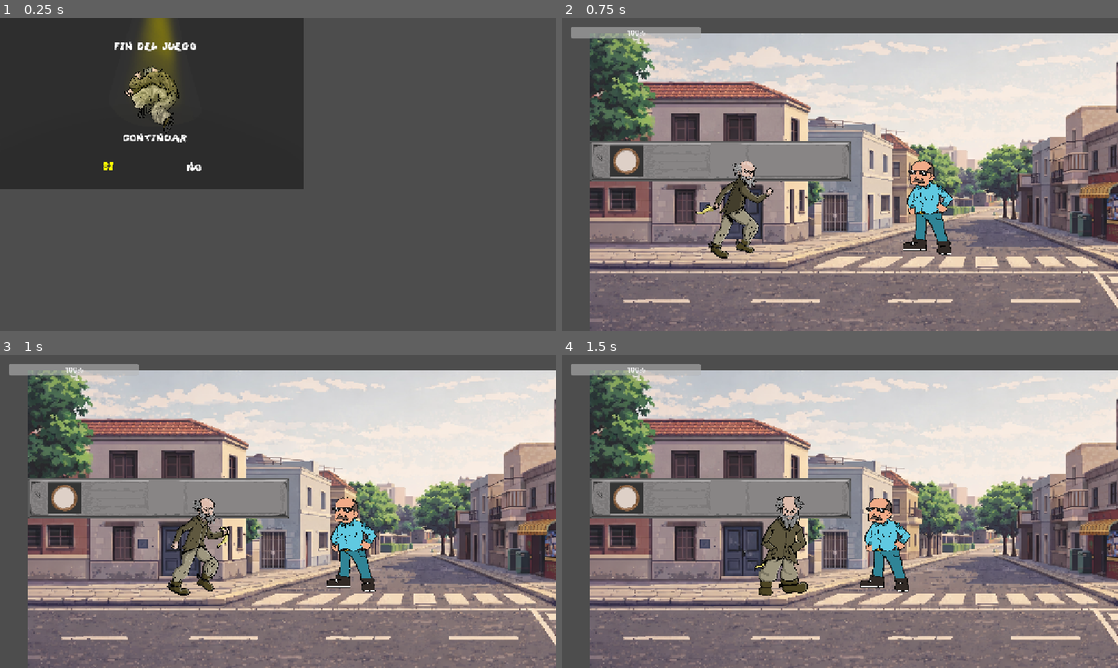
Above: before the commit, frames 1-4 (two rows, left to right).
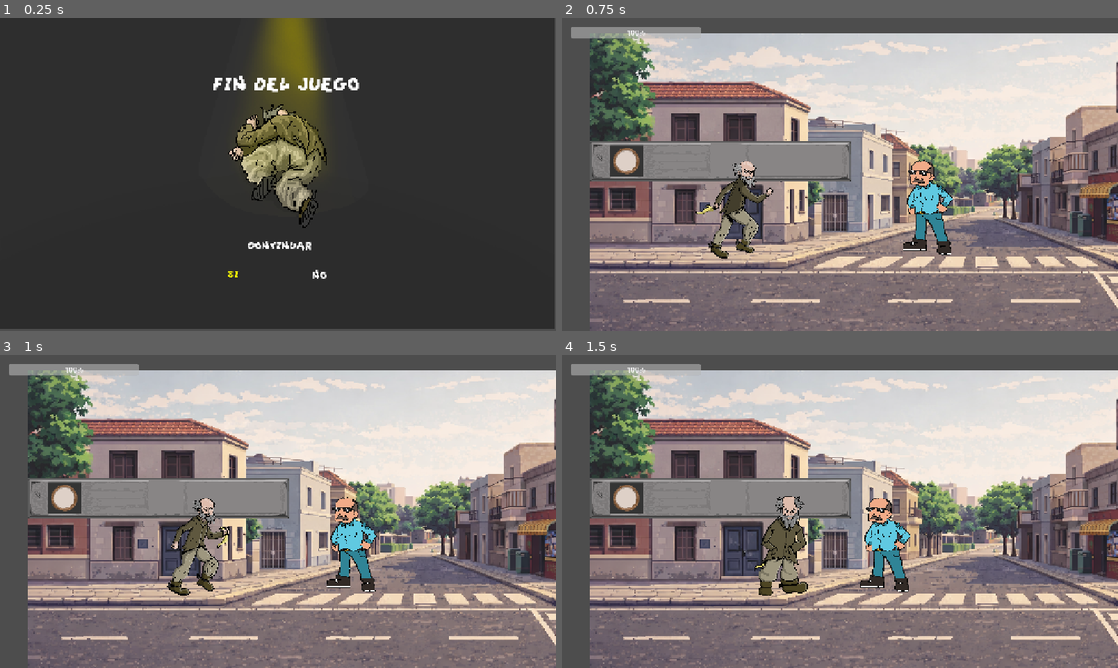
Above: after the commit, the same moments.

Repository: FrancisCuarto/GGJ_PJCT_Godot_Repository
Game: Godot game, scene res://trapito_fallecido.tscn
Two runs of this game, one before a commit and one after it. Both use one fixed random seed, a clock stepped at 60 frames per second and the inputs below. This scene is started directly instead of the project's main scene.
Inputs (mouse positions are in pixels of both pictures, inside the frame that each line leads up to):
- Up to frame 1 (0.25 s): no input
- Up to frame 2 (0.75 s): tap Enter (ui_accept) at 0.5 s; move the mouse to (962, 158) at 0.52 s; hold D (right) from 0.53 s (still down); tap E (interactuar) at 0.6 s; click (962, 158) at 0.67 s
- Up to frame 3 (1 s): keep holding D (right); tap Enter (ui_accept) at 0.77 s
- Up to frame 4 (1.5 s): move the mouse to (728, 527) at 1.27 s; release D (right) at 1.28 s; hold S (down) from 1.28 s (still down); tap Space (pegar) at 1.35 s

The runs differ from the first frame. In frame 1, 77% of the frame differs, in the area x 0-100%, y 0-100%; in frame 2, nothing differs; in frame 3, nothing differs; in frame 4, nothing differs.

Commit message:
trapito_fallecido

Diff:
--- a/proyecto-ggj/trapito_fallecido.tscn
+++ b/proyecto-ggj/trapito_fallecido.tscn
@@ -11,6 +11,7 @@
 [node name="TextureRect" type="TextureRect" parent="."]
 offset_right = 40.0
 offset_bottom = 40.0
+scale = Vector2(1.828927, 1.8193144)
 texture = ExtResource("1_1igyd")
 stretch_mode = 3
 
@@ -19,34 +20,35 @@
 offset_bottom = 40.0
 
 [node name="Label" type="Label" parent="."]
-offset_left = 263.0
-offset_top = 49.0
-offset_right = 463.0
-offset_bottom = 81.0
+offset_left = 491.0
+offset_top = 123.0
+offset_right = 847.0
+offset_bottom = 181.0
 theme = ExtResource("2_e7ygj")
+theme_override_font_sizes/font_size = 57
 text = "FIN DEL JUEGO "
 
 [node name="si" type="Label" parent="."]
-offset_left = 237.0
-offset_top = 325.0
-offset_right = 277.0
-offset_bottom = 357.0
+offset_left = 525.0
+offset_top = 573.0
+offset_right = 565.0
+offset_bottom = 605.0
 theme = ExtResource("2_e7ygj")
 text = "SI"
 
 [node name="Label2" type="Label" parent="."]
-offset_left = 431.0
-offset_top = 328.0
-offset_right = 471.0
-offset_bottom = 360.0
+offset_left = 719.0
+offset_top = 576.0
+offset_right = 759.0
+offset_bottom = 608.0
 theme = ExtResource("2_e7ygj")
 text = "NO"
 
 [node name="Label3" type="Label" parent="."]
-offset_left = 283.0
-offset_top = 260.0
-offset_right = 431.0
-offset_bottom = 292.0
+offset_left = 571.0
+offset_top = 508.0
+offset_right = 719.0
+offset_bottom = 540.0
 theme = ExtResource("2_e7ygj")
 text = "CONTINUAR"
 
